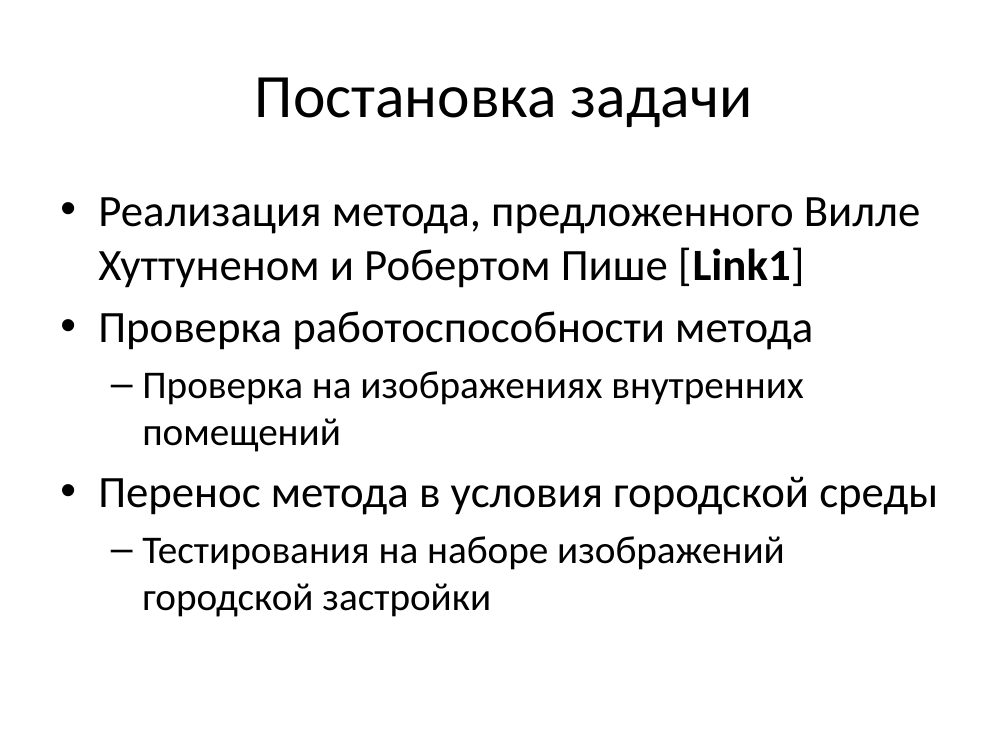
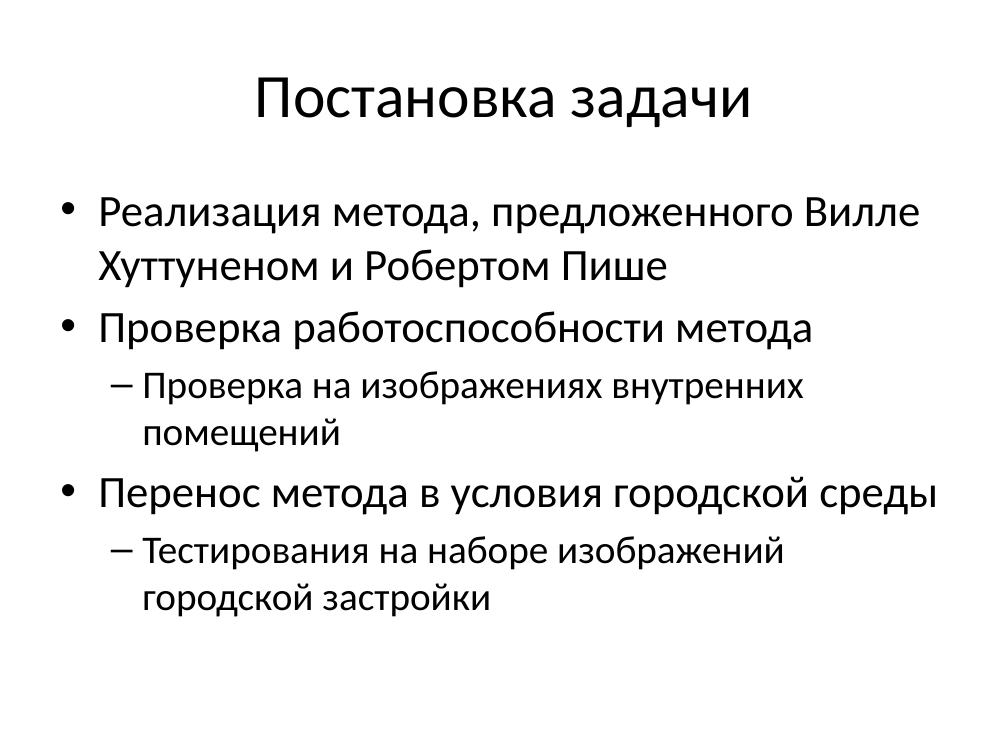
Before and after one commit to pkuderov/gyrocam, a slide deck: slide 7 of presentation.pptx. Drawn at 1008x756 pixels with LibreOffice and Linux fonts; fonts in the diff are those of the drawing. Boxes give left, top, right and bottom in pixels: in the first picture for what was removed or moved away, otherwise in the second. Text is boxed around its words. In the diff, an @@ line names an element or a change of style, - is before the commit and + after.

```diff
--- a/presentation.pptx
+++ b/presentation.pptx
@@ text at bbox=[98, 197, 921, 288]: text changed @@
-• Реализация метода, предложенного Вилле Хуттуненом и Робертом Пише [Link1]
+• Реализация метода, предложенного Вилле Хуттуненом и Робертом Пише
```
Also in this commit, not shown: 8 other slides changed, 1 other file.
